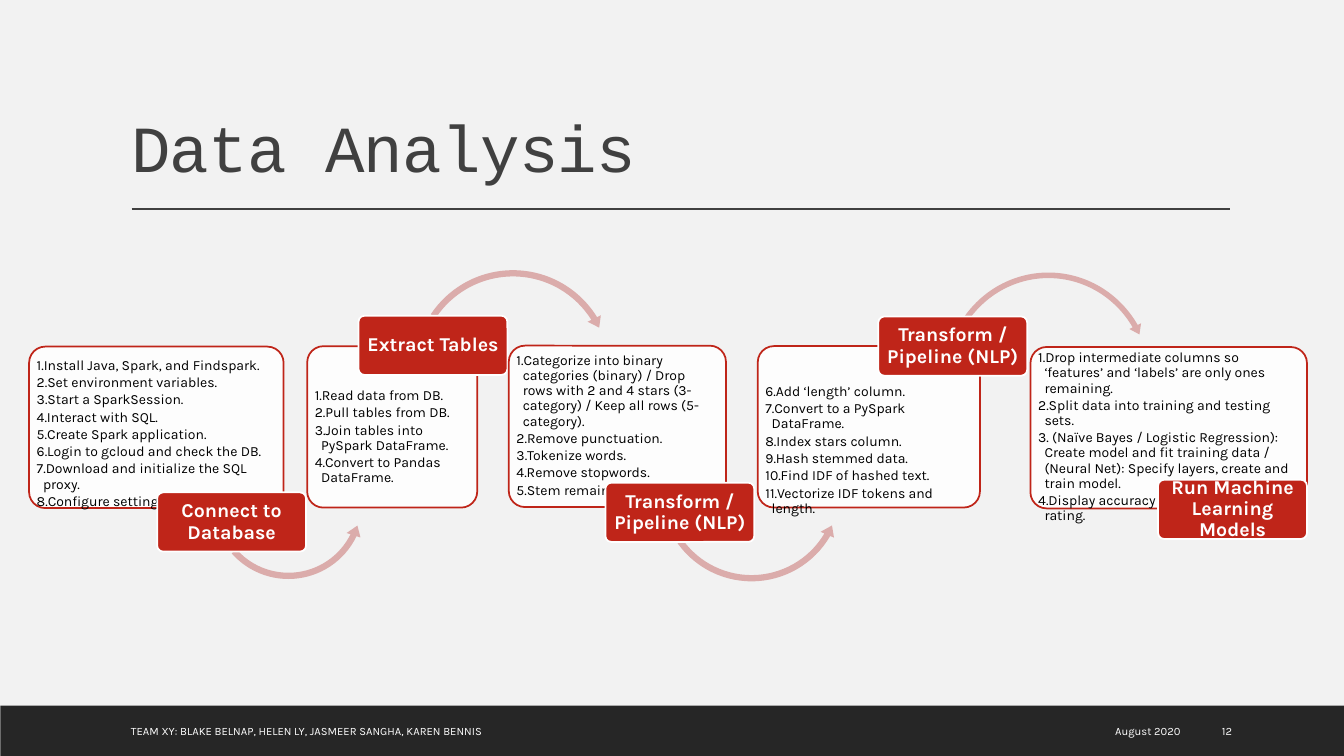
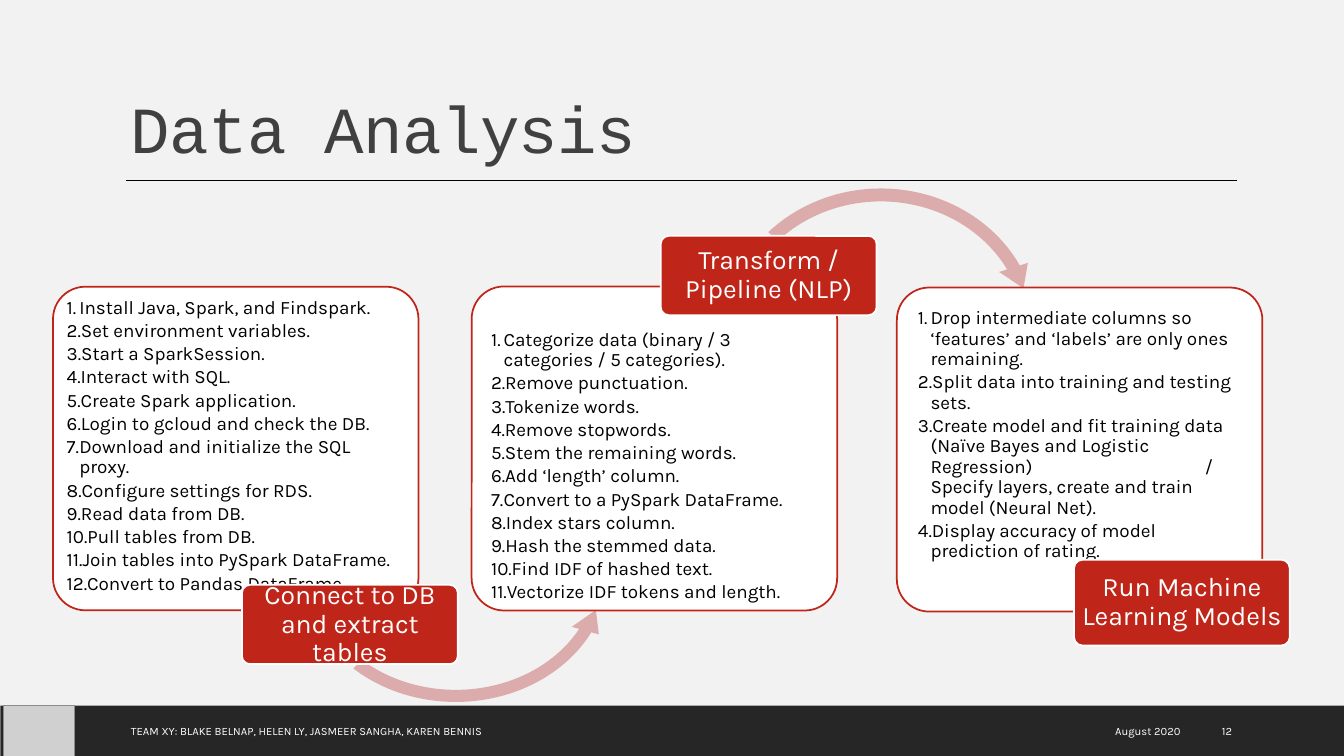
Before and after one commit to karenbennis/Xy, a slide deck: slide 12 of Team Xy Presentation.pptx. Drawn at 1344x756 pixels with LibreOffice and Linux fonts; fonts in the diff are those of the drawing; grey boxes stand for pictures; background and template pictures are left out. Boxes give left, top, right and bottom in pixels: in the first picture for what was removed or moved away, otherwise in the second. Text is boxed around its words. In the diff, an @@ line names an element or a change of style, - is before the commit and + after.

Commit message:
updated presentation slide - data analysis

```diff
--- a/Team Xy Presentation.pptx
+++ b/Team Xy Presentation.pptx
@@ text "Data Analysis": place and size @@
-text "Data Analysis" at (131, 124, 636, 186)
+text "Data Analysis" at (131, 106, 636, 167)
@@ text "Data Analysis" at (131, 106, 636, 167): vertical alignment bottom to top @@
@@ circular arrow: place and size @@
-circular arrow at (942, 269, 1156, 490)
+circular arrow at (715, 179, 1047, 486)
@@ circular arrow at (715, 179, 1047, 486): proportions changed @@
@@ line added from (126, 180) to (1238, 180), #000000 1 pt @@
@@ line removed from (132, 210) to (1231, 210) @@
@@ rounded rectangle added at (660, 236, 876, 316), fill #BF2519, outline #FFFFFF 1.25 pt @@
@@ text "Transform / Pipeline (NLP)" at (685, 250, 852, 305): size 14 to 19 pt, bold off; more space between paragraphs @@
@@ text "Transform / Pipeline (NLP)": place and size @@
-text "Transform / Pipeline (NLP)" at (887, 327, 1018, 368)
+text "Transform / Pipeline (NLP)" at (685, 250, 852, 305)
@@ rounded rectangle: place and size @@
-rounded rectangle at (29, 347, 283, 508)
+rounded rectangle at (53, 286, 419, 610)
@@ text "Install Java, Spark, and Findspark.": place and size @@
-text "Install Java, Spark, and Findspark." at (37, 360, 261, 510)
+text "Install Java, Spark, and Findspark." at (67, 301, 390, 596)
@@ rounded rectangle: place and size @@
-rounded rectangle at (509, 346, 726, 507)
+rounded rectangle at (472, 286, 838, 610)
@@ rounded rectangle: place and size @@
-rounded rectangle at (1030, 347, 1307, 508)
+rounded rectangle at (897, 287, 1263, 611)
@@ text "Drop intermediate columns so ‘features’ ...": place and size @@
-text "Drop intermediate columns so ‘features’ ..." at (1038, 349, 1299, 524)
+text "Drop intermediate columns so ‘features’ ..." at (918, 311, 1231, 542)
@@ text at (67, 301, 370, 502): size 10 to 13.5 pt in "Install Java, Spark, and Findspark.", "Set environment variables.", "Start a SparkSession.", "Interact with SQL." and 4 more places; indent changed @@
@@ group removed at (181, 266, 1027, 586): 5 texts, 5 rounded rectangles, 2 left circular arrows, 1 circular arrow @@
-Connect to Database
-  1. Read data from DB.
-  2. Pull tables from DB.
-  3. Join tables into PySpark DataFrame.
-  4. Convert to Pandas DataFrame.
-Extract Tables
-  1. Categorize into binary categories (binary) / Drop rows with 2 and 4 stars (3-category) / Keep all rows (5-category).
-  2. Remove punctuation.
-  3. Tokenize words.
-  4. Remove stopwords.
-  5. Stem remaining words.
-Transform / Pipeline (NLP)
@@ text at (918, 311, 1231, 542): size 10 to 13.5 pt in "Drop intermediate columns so ‘features’ and ‘labels’ ...", "Split data into training and testing sets.", "Display accuracy of model prediction of rating."; indent changed @@
@@ text "Categorize data (binary / 3 ...": place and size @@
-text "Categorize data (binary / 3 ..." at (765, 386, 933, 498)
+text "Categorize data (binary / 3 ..." at (491, 349, 783, 603)
@@ text "Categorize data (binary / 3 ..." at (491, 349, 783, 603): vertical alignment top to bottom @@
@@ text at (491, 349, 736, 464): paragraphs added @@
+  1. Categorize data (binary / 3 categories / 5 categories).
+  2. Remove punctuation.
+  3. Tokenize words.
+  4. Remove stopwords.
+  5. Stem the remaining words.
@@ text at (918, 419, 1223, 516): text changed; size 10 to 13.5 pt @@
-  3. (Naïve Bayes / Logistic Regression): Create model and fit training data / (Neural Net): Specify layers, create and train model.
+  3. Create model and fit training data (Naïve Bayes and Logistic Regression) /
+     Specify layers, create and train model (Neural Net).
@@ left circular arrow added at (294, 432, 617, 710), fill #DCADAC @@
@@ text at (491, 469, 783, 603): size 10 to 13.5 pt in "Add ‘length’ column.", "Convert to a PySpark DataFrame.", "Index stars column.", "Find IDF of hashed text." and 1 more places; indent changed @@
@@ text at (67, 507, 390, 596): paragraphs added @@
+  9. Read data from DB.
+  10. Pull tables from DB.
+  11. Join tables into PySpark DataFrame.
+  12. Convert to Pandas DataFrame.
@@ text at (491, 539, 715, 553): text changed; size 10 to 13.5 pt @@
-  9. Hash stemmed data.
+  9. Hash the stemmed data.
@@ rounded rectangle: place and size @@
-rounded rectangle at (1158, 480, 1308, 539)
+rounded rectangle at (1074, 560, 1290, 645)
@@ text "Run Machine Learning Models": place and size @@
-text "Run Machine Learning Models" at (1171, 476, 1293, 543)
+text "Run Machine Learning Models" at (1082, 577, 1282, 632)
@@ text "Run Machine Learning Models" at (1082, 577, 1282, 632): size 14 to 19 pt, bold off; more space between paragraphs @@
@@ rounded rectangle: place and size @@
-rounded rectangle at (157, 493, 307, 553)
+rounded rectangle at (242, 585, 458, 664)
@@ text added at (264, 580, 435, 668), 19 pt, text #FFFFFF @@
+Connect to DB and extract tables
@@ picture added at (3, 706, 75, 756) @@
```
